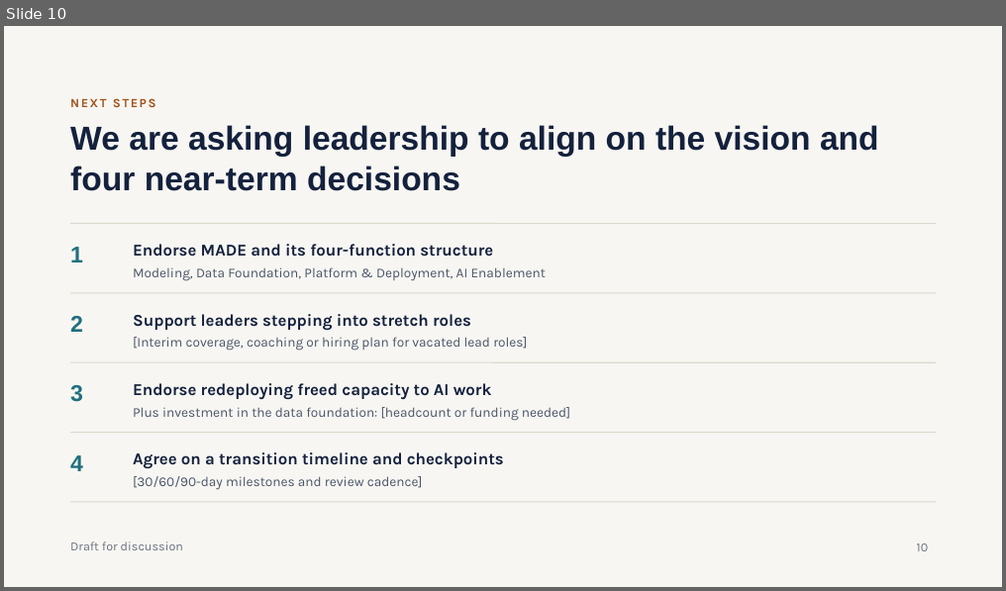
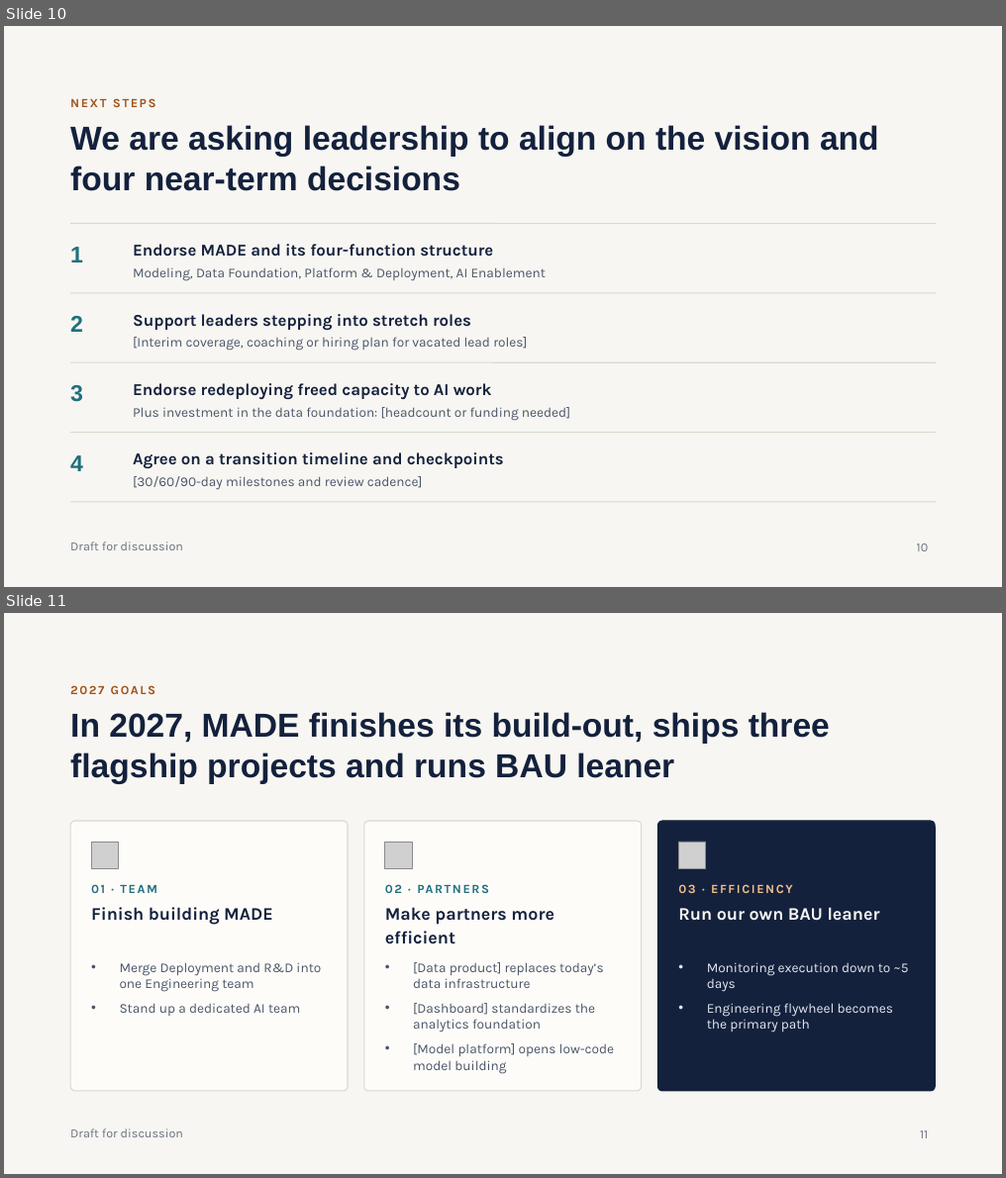
Before and after one commit to wwd1015/slide-template, a slide deck: MADE Team Strategy.pptx. Shown one above the other, each under a label of ours: slide 10 before the commit, slides 10 and 11 after it. The pictures are 1006x591 and 1006x1178 pixels, drawn with LibreOffice and Linux fonts; fonts in the diff are those of the drawing; grey boxes stand for pictures. Boxes give left, top, right and bottom in pixels: in the first picture for what was removed or moved away, otherwise in the second. Text is boxed around its words. In the diff, an @@ line names an element or a change of style, - is before the commit and + after.

```diff
--- a/MADE Team Strategy.pptx
+++ b/MADE Team Strategy.pptx
@@ slide 11 added at (x1=4, y1=613, x2=1002, y2=1174), background #F7F6F2 @@
@@ text added at (x1=70, y1=685, x2=156, y2=694), 12 pt, text #A0521A, bold @@
+2027 GOALS
@@ title added at (x1=70, y1=712, x2=830, y2=784), 32 pt, text #14213D, bold @@
+In 2027, MADE finishes its build-out, ships three flagship projects and runs BAU leaner
@@ rounded rectangle added at (x1=70, y1=821, x2=348, y2=1091), fill #FDFCF9, outline #DDD8CC 1 pt @@
@@ picture added at (x1=91, y1=842, x2=119, y2=869) @@
@@ rounded rectangle added at (x1=364, y1=821, x2=642, y2=1091), fill #FDFCF9, outline #DDD8CC 1 pt @@
@@ picture added at (x1=385, y1=842, x2=412, y2=869) @@
@@ rounded rectangle added at (x1=658, y1=821, x2=936, y2=1091), fill #14213D, outline #14213D 1 pt @@
@@ picture added at (x1=678, y1=842, x2=706, y2=869) @@
@@ text added at (x1=385, y1=879, x2=621, y2=897), 12 pt, text #1F6F7E, bold @@
+02 · PARTNERS
@@ text added at (x1=91, y1=884, x2=157, y2=893), 12 pt, text #1F6F7E, bold @@
+01 · TEAM
@@ text added at (x1=91, y1=907, x2=273, y2=925), 17 pt, text #14213D, bold @@
+Finish building MADE
@@ text added at (x1=385, y1=907, x2=554, y2=945), 17 pt, text #14213D, bold @@
+Make partners more efficient
@@ text added at (x1=678, y1=884, x2=793, y2=893), 12 pt, text #F2C089, bold @@
+03 · EFFICIENCY
@@ text added at (x1=678, y1=907, x2=880, y2=921), 17 pt, text #F7F6F2, bold @@
+Run our own BAU leaner
@@ text added at (x1=120, y1=962, x2=321, y2=1016), 13 pt, text #4A5568 @@
+• Merge Deployment and R&D into one Engineering team
+• Stand up a dedicated AI team
@@ text added at (x1=413, y1=962, x2=614, y2=1074), 13 pt, text #4A5568 @@
+• [Data product] replaces today’s data infrastructure
+• [Dashboard] standardizes the analytics foundation
+• [Model platform] opens low-code model building
@@ text added at (x1=707, y1=962, x2=909, y2=1033), 13 pt, text #E3E8F0 @@
+• Monitoring execution down to ~5 days
+• Engineering flywheel becomes the primary path
@@ text added at (x1=70, y1=1129, x2=183, y2=1138), 12 pt, text #6B7280 @@
+Draft for discussion
@@ page number added at (x1=920, y1=1131, x2=928, y2=1139), 12 pt, text #6B7280 @@
+11
```
Also in this commit, not shown: 4 other slides added.
